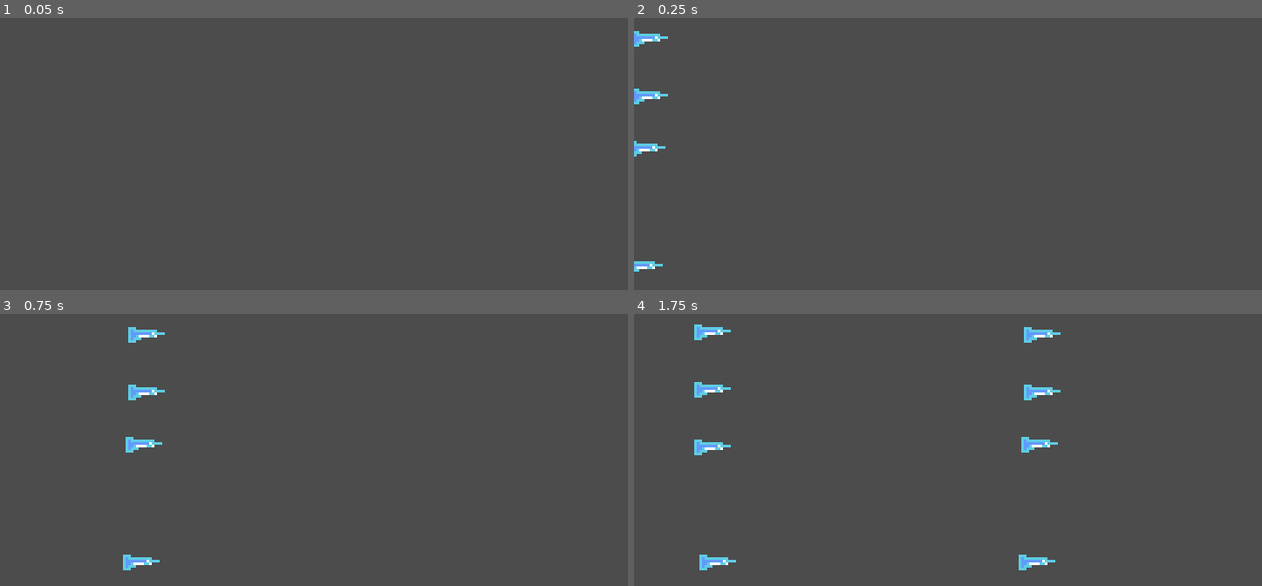
Above: before the commit, frames 1-4 (two rows, left to right).
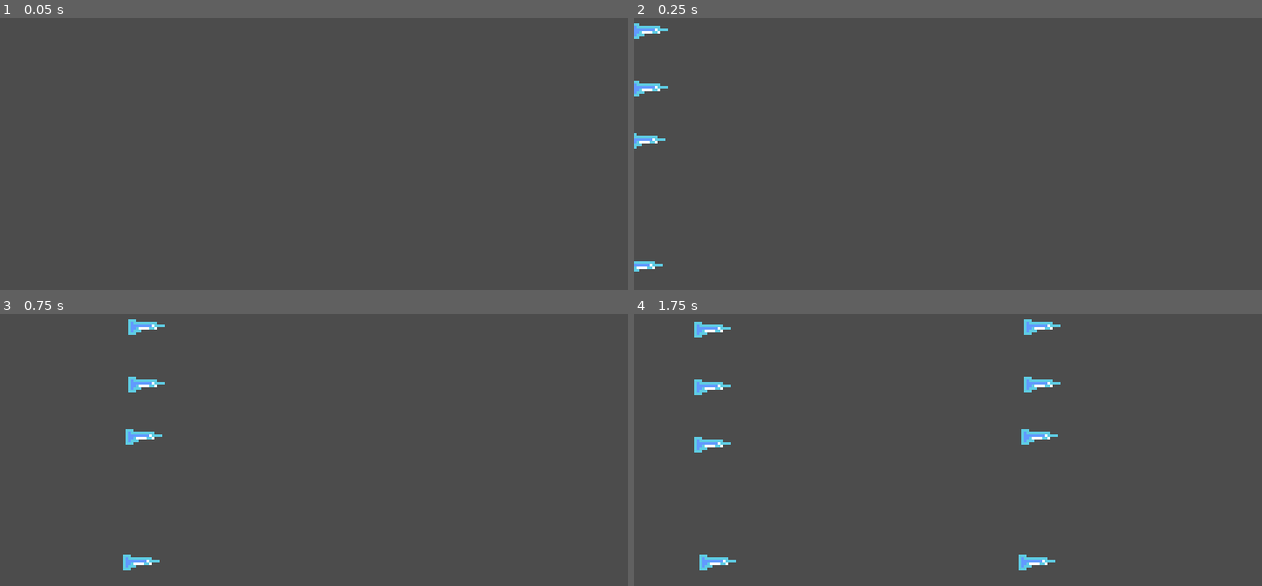
Above: after the commit, the same moments.

Repository: sugarvoid/winter-break-jam
Game: Godot game, scene res://game/danger_object/wave/sickle_wave_left_all.tscn
The game is run twice, just before and just after one commit, with the same random seed, the same clock (stepped at 60 frames per second) and the same inputs. This scene is started directly instead of the project's main scene.
Inputs:
- Up to frame 1 (0.05 s): no input
- Up to frame 2 (0.25 s): no input
- Up to frame 3 (0.75 s): tap Enter (ui_accept) at 0.5 s; hold D (move_right) from 0.53 s (still down)
- Up to frame 4 (1.75 s): keep holding D (move_right); tap W (jump) at 0.77, 1.52 s

Frame 1 is identical in both runs. In frame 2, 0.8% of the frame differs, in the area x 0-6%, y 1-51%; in frame 3, 0.9%; in frame 4, 1.5%, in the area x 9-68%, y 1-52%.

Commit message:
Adjust left_all sickle spawn point

Diff:
--- a/game/danger_object/wave/sickle_wave_left_all.tscn
+++ b/game/danger_object/wave/sickle_wave_left_all.tscn
@@ -6,39 +6,39 @@
 [node name="SWLeftAll" instance=ExtResource( 1 )]
 
 [node name="IceSickle2" parent="Hazards" index="0" instance=ExtResource( 2 )]
-position = Vector2( -18, 24 )
+position = Vector2( -18, 21 )
 rotation_d = 0
 
 [node name="IceSickle3" parent="Hazards" index="1" instance=ExtResource( 2 )]
-position = Vector2( -18, 46 )
+position = Vector2( -18, 43 )
 rotation_d = 0
 
 [node name="IceSickle4" parent="Hazards" index="2" instance=ExtResource( 2 )]
-position = Vector2( -19, 66 )
+position = Vector2( -19, 63 )
 rotation_d = 0
 
 [node name="IceSickle14" parent="Hazards" index="3" instance=ExtResource( 2 )]
-position = Vector2( -274, 24 )
+position = Vector2( -274, 27 )
 rotation_d = 0
 
 [node name="IceSickle15" parent="Hazards" index="4" instance=ExtResource( 2 )]
-position = Vector2( -274, 46 )
+position = Vector2( -274, 49 )
 rotation_d = 0
 
 [node name="IceSickle16" parent="Hazards" index="5" instance=ExtResource( 2 )]
-position = Vector2( -275, 66 )
+position = Vector2( -275, 69 )
 rotation_d = 0
 
 [node name="IceSickle10" parent="Hazards" index="6" instance=ExtResource( 2 )]
-position = Vector2( -144, 23 )
+position = Vector2( -144, 22 )
 rotation_d = 0
 
 [node name="IceSickle11" parent="Hazards" index="7" instance=ExtResource( 2 )]
-position = Vector2( -144, 45 )
+position = Vector2( -144, 44 )
 rotation_d = 0
 
 [node name="IceSickle12" parent="Hazards" index="8" instance=ExtResource( 2 )]
-position = Vector2( -144, 67 )
+position = Vector2( -144, 66 )
 rotation_d = 0
 
 [node name="IceSickle5" parent="Hazards" index="9" instance=ExtResource( 2 )]
